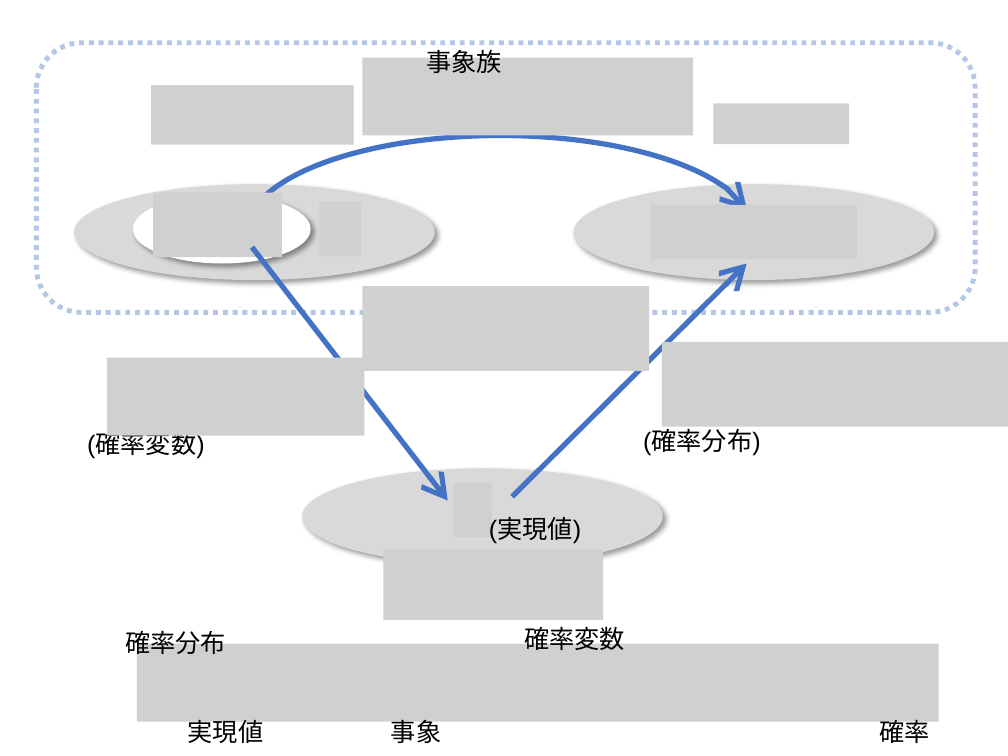
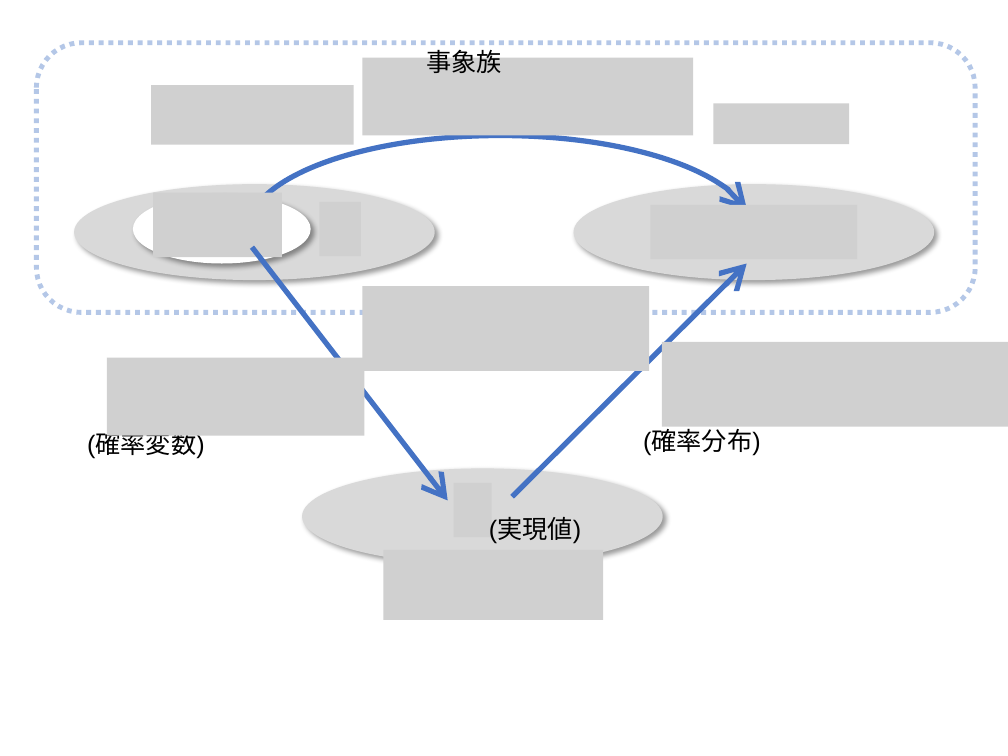
Before and after one commit to kilometer0101/TokyoR79, a slide deck: slide 36 of TokyoR79.pptx. Drawn at 1008x756 pixels with LibreOffice and Linux fonts; fonts in the diff are those of the drawing; grey boxes stand for pictures. Boxes give left, top, right and bottom in pixels: in the first picture for what was removed or moved away, otherwise in the second. Text is boxed around its words. In the diff, an @@ line names an element or a change of style, - is before the commit and + after.

Commit message:
update

```diff
--- a/TokyoR79.pptx
+++ b/TokyoR79.pptx
@@ text removed at [125,626,226,658] @@
-確率分布
@@ text removed at [524,622,625,650] @@
-確率変数
@@ picture removed at [137,644,938,722] @@
@@ text removed at [188,720,264,747] @@
-実現値
@@ text removed at [391,720,441,747] @@
-事象
@@ text removed at [880,720,930,747] @@
-確率
```
Also in this commit, not shown: 1 other slide changed, 3 slides added, 1 slide removed.
